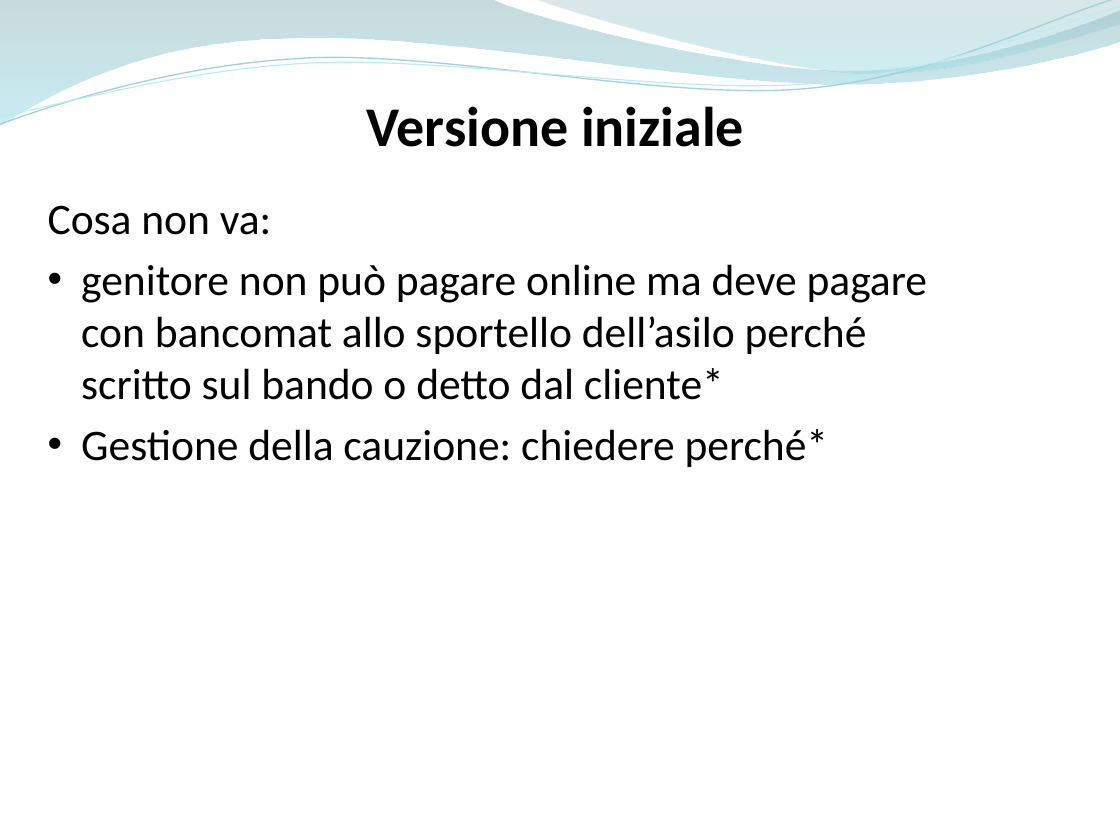
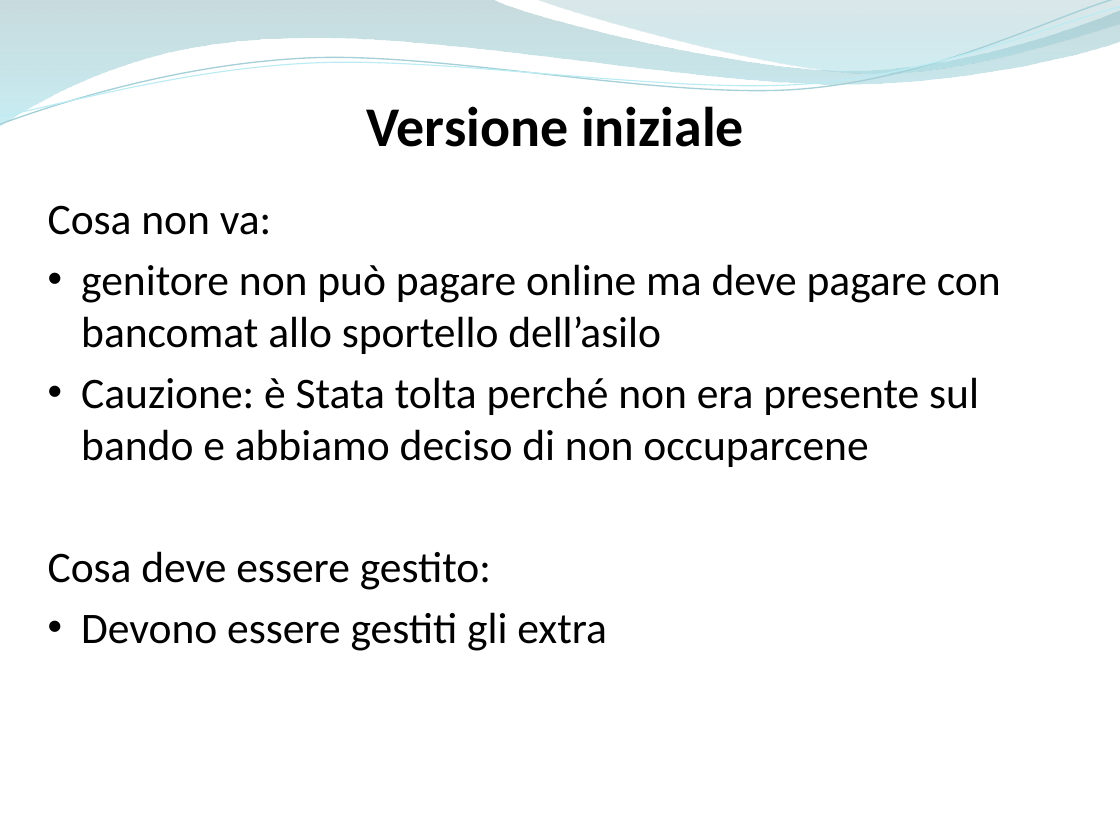
Before and after one commit to ammirate/at-silo, a slide deck: slide 5 of Presentazione/Atsilo2/Parisi/Atsilo_M_Parisi.pptx (slide 6 before the commit). Drawn at 1120x840 pixels with LibreOffice and Linux fonts; fonts in the diff are those of the drawing. Boxes give left, top, right and bottom in pixels: in the first picture for what was removed or moved away, otherwise in the second. Text is boxed around its words. In the diff, an @@ line names an element or a change of style, - is before the commit and + after.

```diff
--- a/Presentazione/Atsilo2/Parisi/Atsilo_M_Parisi.pptx
+++ b/Presentazione/Atsilo2/Parisi/Atsilo_M_Parisi.pptx
@@ text at (48, 264, 1001, 651): text changed @@
-• genitore non può pagare online ma deve pagare con bancomat allo sportello dell’asilo perché scritto sul bando o detto dal cliente*
-• Gestione della cauzione: chiedere perché*
+• genitore non può pagare online ma deve pagare con bancomat allo sportello dell’asilo
+• Cauzione: è Stata tolta perché non era presente sul bando e abbiamo deciso di non occuparcene
+Cosa deve essere gestito:
+• Devono essere gestiti gli extra
```
Also in this commit, not shown: 5 other slides changed, 2 slides removed.
